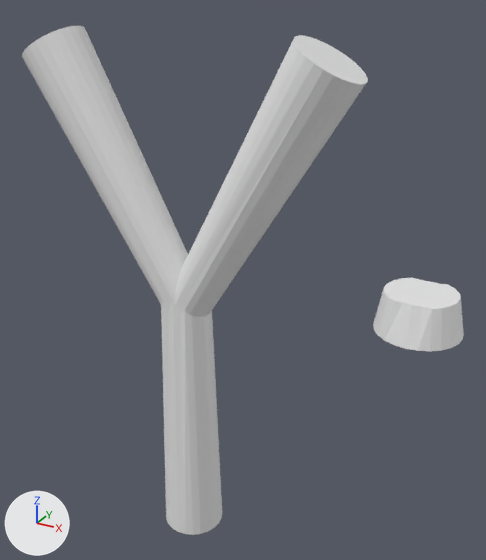
The OBJ model Hungry-Birds-Simulator/assets/Others/sling.obj as it was, and as the next commit left it.
Before and after are seen from a camera (50 mm lens) standing at (7.35, -10.84, 12.05) and looking at (1.15, 0.43, 6.41). The lights are fixed; the arrows at lower left show +X, +Y and +Z. Where no turn or scale is listed for an object, it has been applied to the vertices.

Names of what the first picture shows: 'slingID1'.
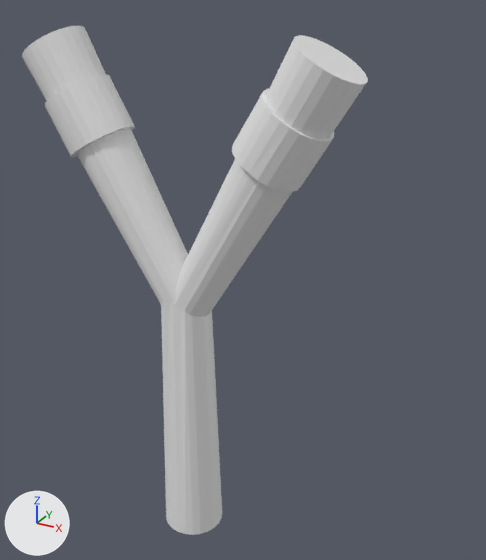
Commit message: sling improvment

Changed parts and their boxes (x1, y1, x2, y2) in the pictures (486 x 560 px; the box of a moved part takes in the faces that stretch with it):
'slingID1', reshaped (22% narrower): before (22, 26, 464, 535); after (22, 26, 368, 535)
part 1 of me_slingid1, added: after (45, 74, 135, 157)
part 2 of me_slingid1, moved or reshaped: before (373, 278, 464, 351); after (232, 89, 334, 192)

What changed in the scene script:
```text
Change me_slingid1:
    used by ob_slingid1; location = (0.0, 0.0, 0.0)
    remove me_slingid1.from_pydata(...)  # 205 vertices, 364 faces; spans x -3.61..5.72, y -0.79..0.78, z -0.01..11.3
    add me_slingid1.from_pydata(...)  # 249 vertices, 456 faces; spans x -3.61..3.63, y -0.72..0.74, z -0.01..11.3
    me_slingid1 part 1: a new loose piece of 50 vertices spanning x -3.13..-1.29, y -0.72..0.74, z 8.7..10.4, in mat_material (its picture is missing)
    me_slingid1 part 2
    44 vertices are removed from x 4.15..5.72, y -0.79..0.78, z 6.41..7.14
    96 faces are deleted
    6 vertices move from x 4.37..5.1, y -0.58..-0.33, z 7.14 to x 2.2..2.51, y -0.19..0.64, z 8.63..8.83
    34 vertices are added at x 1.27..3.1, y -0.72..0.74, z 8.68..10.38
    5 new vertices lie (0.6, 0.0, 0.96) away from vertices in x 1.29..1.45, y -0.51..0.52, z 9.3..9.4
    5 new vertices lie (0.59, 0.0, 0.96) away from vertices in x 1.58..4.47, y -0.51..0.71, z 7.14..9.22
    96 new faces join them
```
